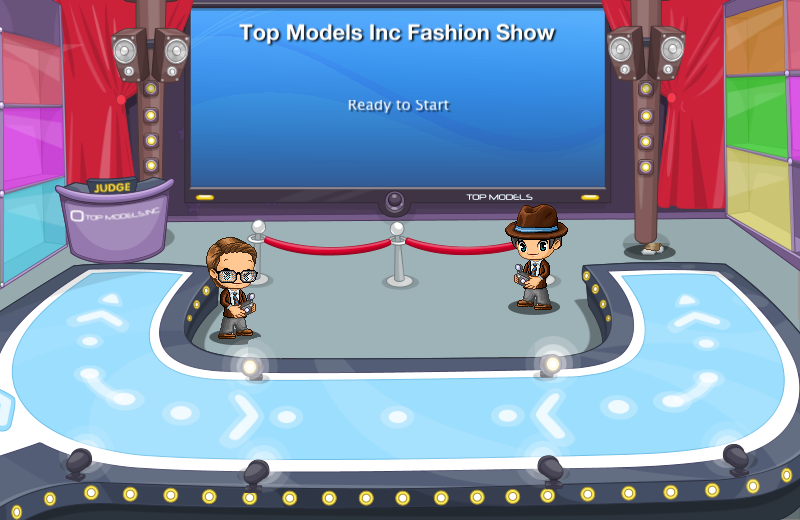
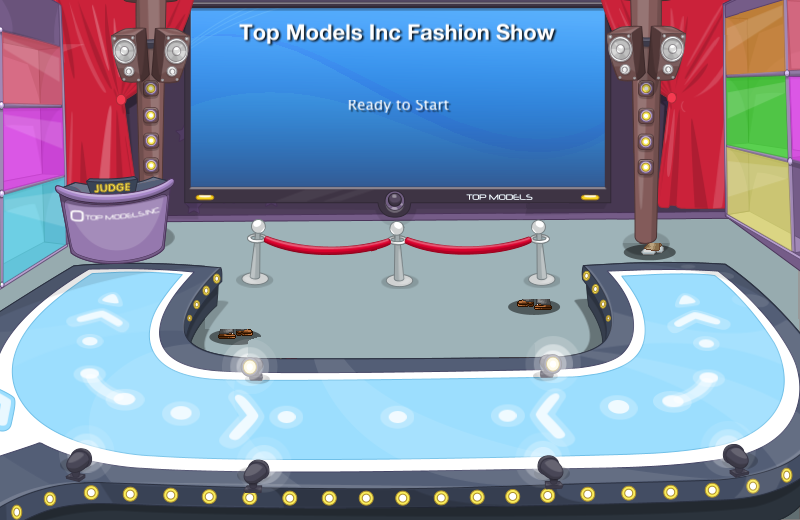
Revision of a layered 800 x 520 image; what changed, layer by layer:
hid "reporter" over [206, 237, 258, 329]
added layer "ropes" above "Layer 1" over [236, 219, 560, 289]
added layer "Layer 1" above "backdrop" over [205, 203, 569, 329]
